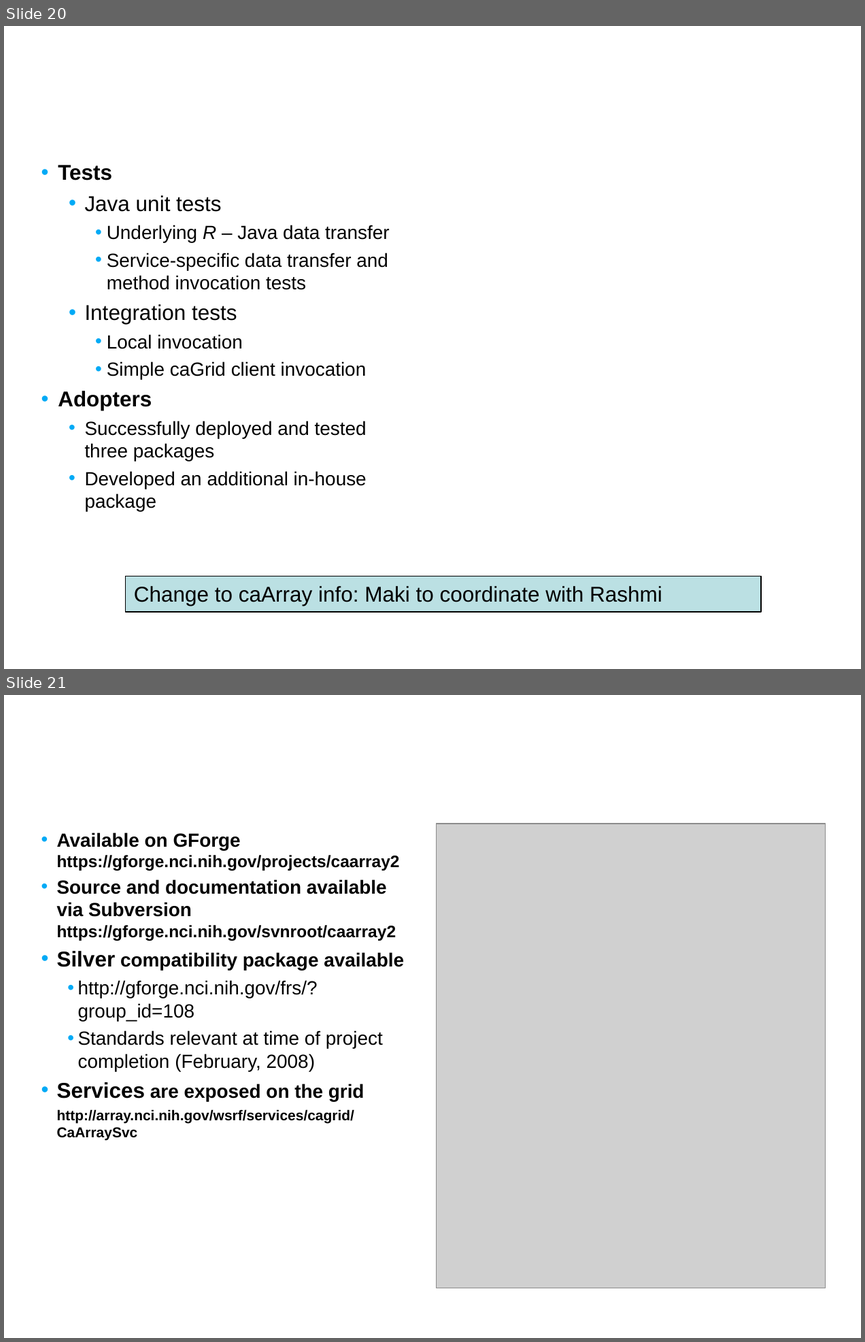
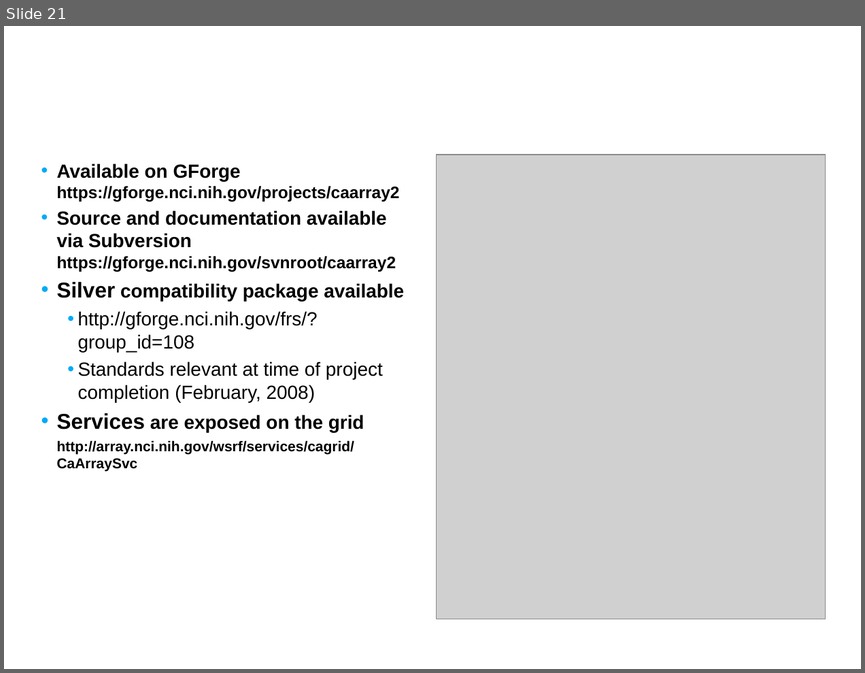
Before and after one commit to NCIP/caarray-docs, a slide deck: implementation/caarray_silver_compatibility_review/01. caarray_silver_compat_kickoff_Feb_2008.ppt. Shown one above the other, each under a label of ours: slides 20 and 21 before the commit, slide 21 after it. The pictures are 865x1342 and 865x673 pixels, drawn with LibreOffice and Linux fonts; fonts in the diff are those of the drawing; grey boxes stand for pictures; background and template pictures are left out. Boxes give left, top, right and bottom in pixels: in the first picture for what was removed or moved away, otherwise in the second. Text is boxed around its words. In the diff, an @@ line names an element or a change of style, - is before the commit and + after.

Commit message:
modified the test section

```diff
--- a/implementation/caarray_silver_compatibility_review/01. caarray_silver_compat_kickoff_Feb_2008.ppt
+++ b/implementation/caarray_silver_compatibility_review/01. caarray_silver_compat_kickoff_Feb_2008.ppt
@@ slide 20 removed at (4,26,861,669), background picture (left out) @@
@@ title removed at (33,26,675,126) @@
-Architecture: test and adoption
@@ text removed at (58,165,390,511) @@
-• Tests
-  • Java unit tests
-    • Underlying R – Java data transfer
-    • Service-specific data transfer and method invocation tests
-  • Integration tests
-    • Local invocation
-    • Simple caGrid client invocation
-• Adopters
-  • Successfully deployed and tested three packages
-  • Developed an additional in-house package
@@ rectangle removed at (126,576,762,612) @@
-Change to caArray info: Maki to coordinate with Rashmi
```
Also in this commit, not shown: 1 slide changed, 1 slide added.
